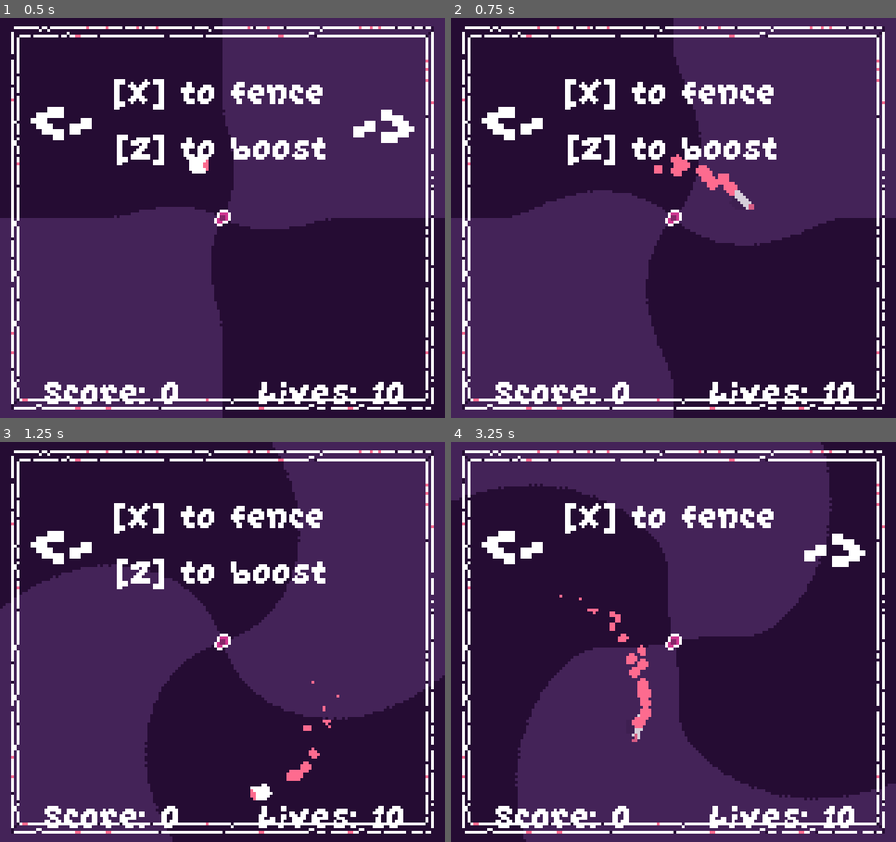
Above: before the commit, frames 1-4 (two rows, left to right).
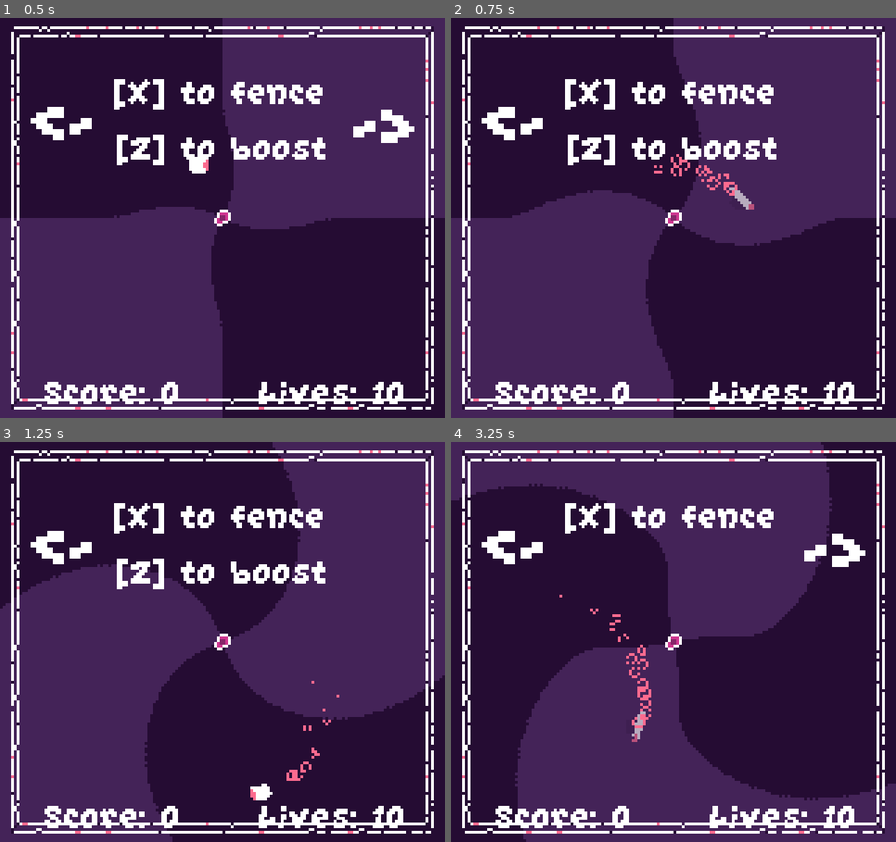
Above: after the commit, the same moments.

Repository: EdBarrancos/Signal
Game: Godot game, scene res://Game/Scenes/Game.tscn
Two runs of this game, one before a commit and one after it. Both use one fixed random seed, a clock stepped at 60 frames per second and the inputs below. Sound files missing from this copy of the repository are replaced by a short silence.
Inputs:
- Up to frame 1 (0.5 s): no input
- Up to frame 2 (0.75 s): tap Enter at 0.5 s; hold D (RIGHT) from 0.53 s (still down); hold Z (BOOST) from 0.53 s (still down)
- Up to frame 3 (1.25 s): keep holding D (RIGHT); keep holding Z (BOOST)
- Up to frame 4 (3.25 s): release D (RIGHT) at 1.28 s; release Z (BOOST) at 1.28 s; hold A (LEFT) 1.28-2.03 s; tap X (CHORD) at 1.35 s; hold Q (GO_TO_ENDSCREEN) 2.03-2.78 s; hold D (RIGHT) from 2.03 s (still down); tap Z (BOOST) at 2.85 s

Frame 1 is identical in both runs. In frame 2, 0.3% of the frame differs, in the area x 45-69%, y 34-48%; in frame 3, less than 0.1%; in frame 4, 0.3%.

Commit message:
Update dust particles

Diff:
--- a/project/Player/Scenes/Player.tscn
+++ b/project/Player/Scenes/Player.tscn
@@ -297,7 +297,7 @@
 "times": PoolRealArray( 0, 0.1 ),
 "transitions": PoolRealArray( 1, 1 ),
 "update": 0,
-"values": [ Color( 1, 1, 1, 1 ), Color( 1, 1, 1, 0.784314 ) ]
+"values": [ Color( 1, 1, 1, 1 ), Color( 1, 1, 1, 0.627451 ) ]
 }
 tracks/4/type = "value"
 tracks/4/path = NodePath("ShadowSprite:modulate")
--- a/project/Stages/Arena/Scripts/NormalGameState.gd
+++ b/project/Stages/Arena/Scripts/NormalGameState.gd
@@ -12,7 +12,7 @@
 export(int) var max_number_of_notes = 15;
 export(int) var starting_number_of_notes = 3;
 export(float) var spawning_interval = 5.0;
-export(float) var interval_increase = 0.5;
+export(float) var interval_increase = 0.8;
 var current_notes
 
 func _ready():
Binary file changed: project/Player/Assets/dust.png
Not shown, changed: assets/visual/dust.aseprite
